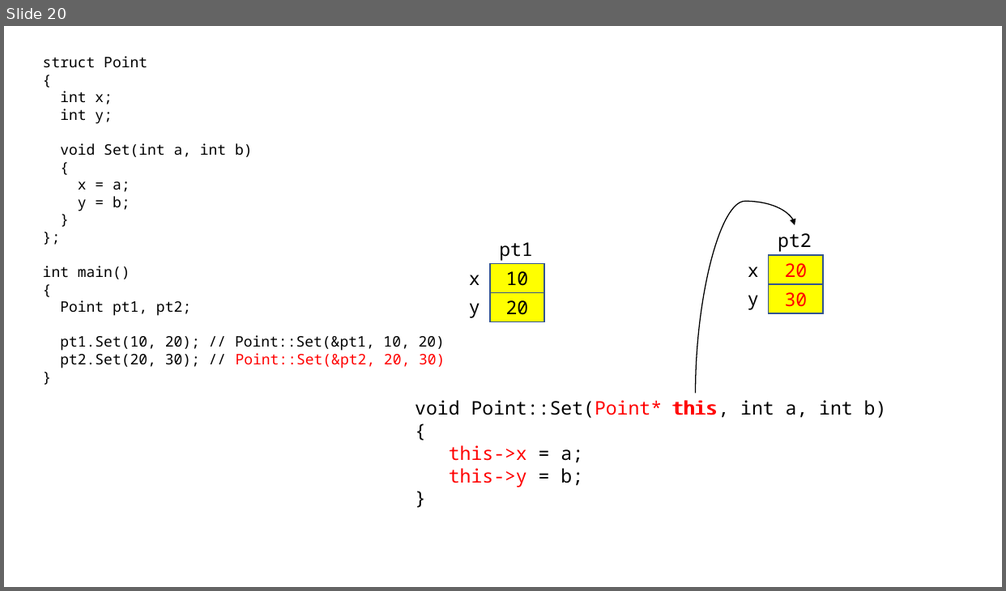
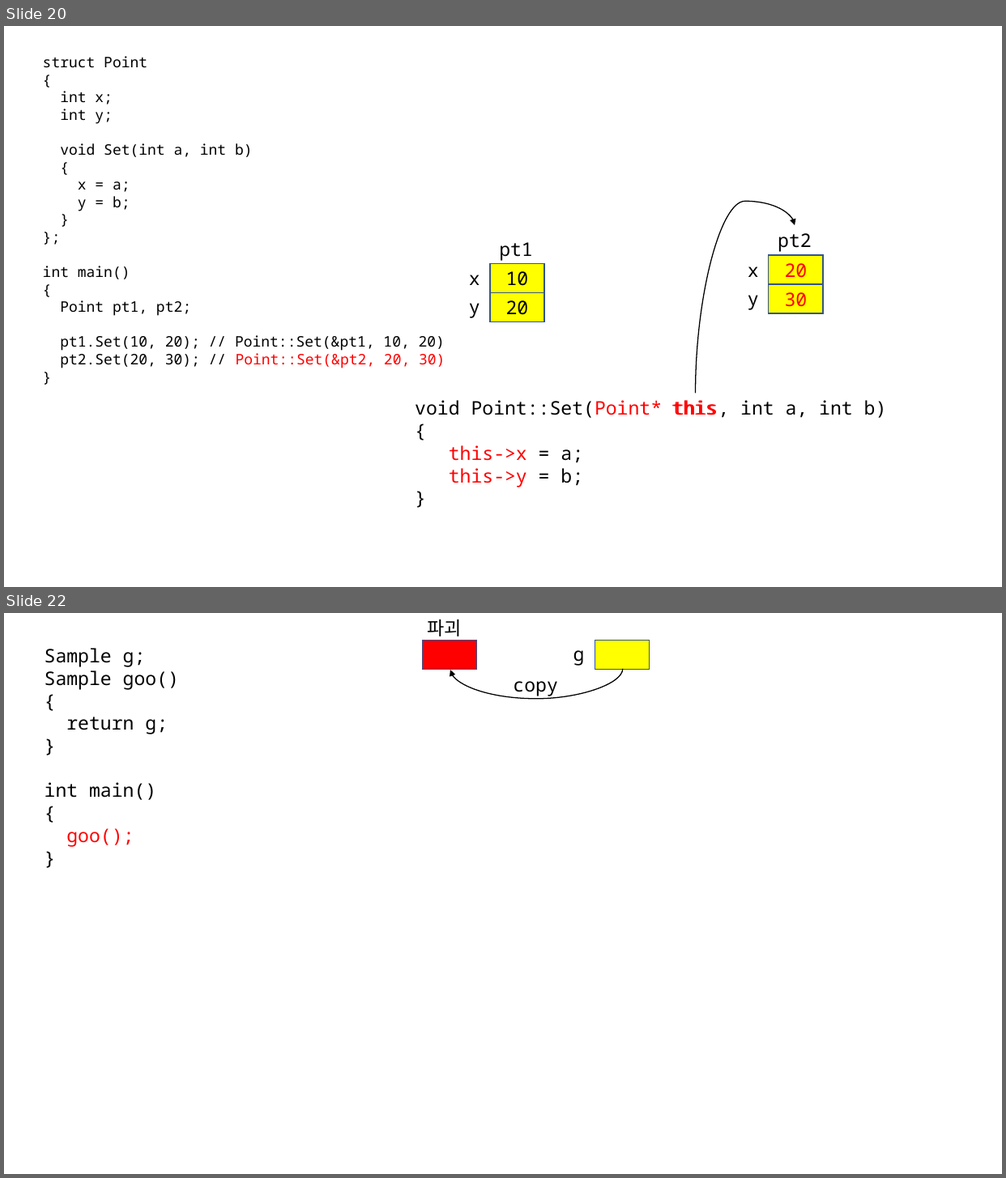
Before and after one commit to yoondev-classroom/cpp_221114, a slide deck: 221114.pptx. Shown one above the other, each under a label of ours: slide 20 before the commit, slides 20 and 22 after it; the slides between them are not shown. The pictures are 1006x591 and 1006x1178 pixels, drawn with LibreOffice and Linux fonts; fonts in the diff are those of the drawing. Boxes give left, top, right and bottom in pixels: in the first picture for what was removed or moved away, otherwise in the second. Text is boxed around its words. In the diff, an @@ line names an element or a change of style, - is before the commit and + after.

```diff
--- a/221114.pptx
+++ b/221114.pptx
@@ slide 22 added at (4,613,1002,1174), background #FFFFFF @@
@@ text added at (428,619,462,636), 18 pt, text #000000 @@
+파괴
@@ text added at (44,648,179,847), 18 pt, text #000000 @@
+Sample g;
+Sample goo()
+{
+return g;
+}
+int main()
+{
+goo();
+}
@@ rectangle added at (423,640,477,669), fill #FF0000, outline #325491 1 pt @@
@@ text added at (573,650,585,666), 18 pt, text #000000 @@
+g
@@ rectangle added at (595,640,650,669), fill #FFFF00, outline #325491 1 pt @@
@@ curved arrow added from (623, 668) to (450, 670), #000000 1 pt @@
@@ text added at (513,681,557,696), 18 pt, text #000000 @@
+copy
```
Also in this commit, not shown: 1 other slide added, 1 other file.
